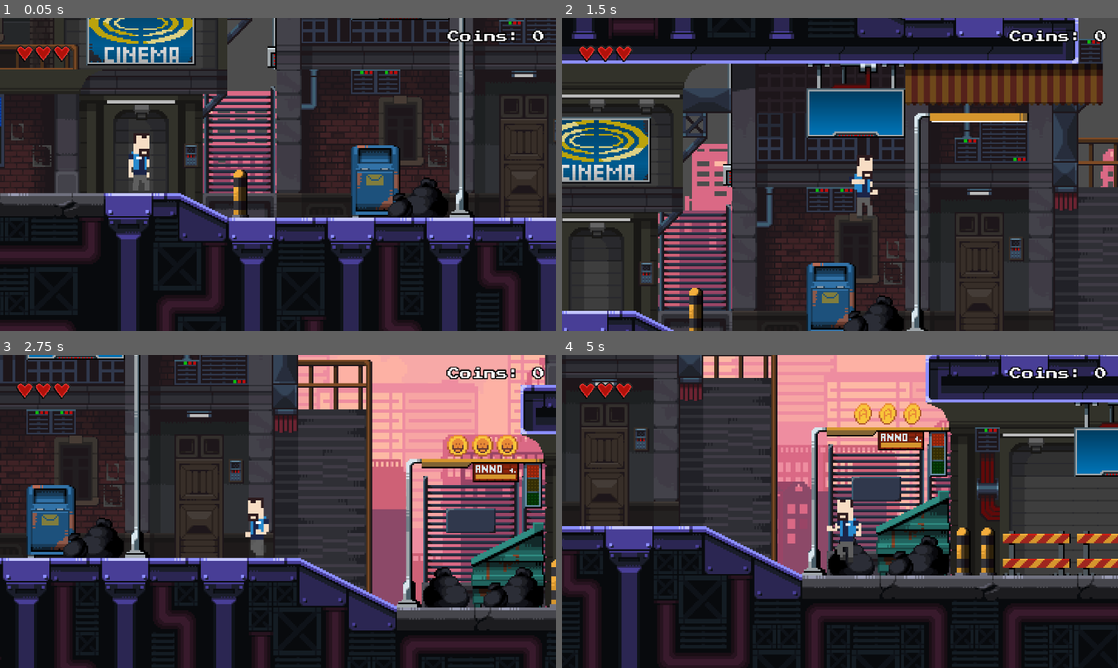
Above: before the commit, frames 1-4 (two rows, left to right).
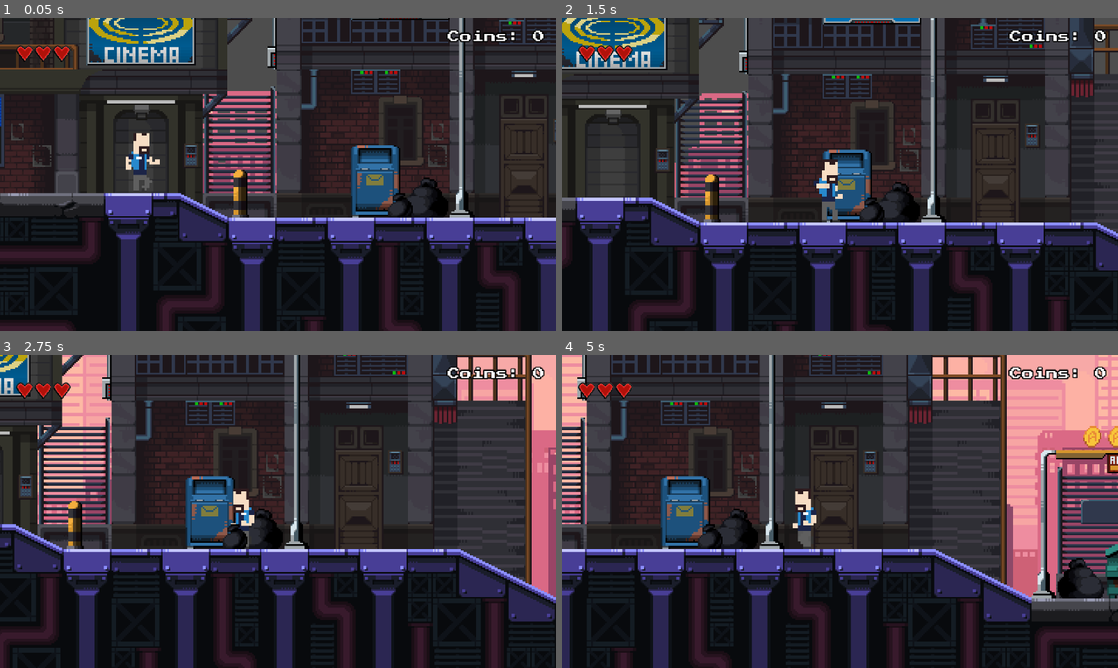
Above: after the commit, the same moments.

Repository: mittens27/february-godot-practice
Game: Godot game, scene res://main.tscn
Same seed, same stepped clock (60 frames per second), same inputs: the game is played once before the commit and once after it.
Inputs (mouse positions are in pixels of both pictures, inside the frame that each line leads up to):
- Up to frame 1 (0.05 s): no input
- Up to frame 2 (1.5 s): tap Enter (ui_accept) at 0.5, 0.77 s; move the mouse to (962, 158) at 0.52 s; hold Right (ui_right) from 0.53 s (still down); click (962, 158) at 0.6 s; move the mouse to (728, 190) at 1.27 s; click (728, 190) at 1.35 s
- Up to frame 3 (2.75 s): tap Enter (ui_accept) at 1.52 s; move the mouse to (333, 442) at 2.02 s; release Right (ui_right) at 2.03 s; hold Left (ui_left) from 2.03 s (still down); click (333, 442) at 2.1 s
- Up to frame 4 (5 s): move the mouse to (812, 574) at 2.77 s; release Left (ui_left) at 2.78 s; hold Right (ui_right) 2.78-4.28 s; click (812, 574) at 2.85 s; tap Enter (ui_accept) at 3.02, 3.77, 4.52 s; move the mouse to (1006, 558) at 3.52 s; click (1006, 558) at 3.6 s; move the mouse to (673, 464) at 4.27 s; hold Left (ui_left) from 4.28 s (still down); click (673, 464) at 4.35 s

The runs differ from the first frame. In frame 1, 0.2% of the frame differs, in the area x 22-29%, y 36-56%; in frame 2, 69%, in the area x 0-100%, y 0-100%; in frame 3, 64%; in frame 4, 68%.
Error in both runs: Invalid access to property or key 'player_died' on a base object of type 'CharacterBody2D (player.gd)'. (res://main.gd:5)

Commit message:
finished player hierarchical state machine nodes

Diff:
--- a/scenes_n_scripts/State Machines/Player States/AirState.gd
+++ b/scenes_n_scripts/State Machines/Player States/AirState.gd
@@ -8,7 +8,7 @@
 
 	player.coyote_timer = max(player.coyote_timer - delta, 0)
 
-	if player.is_on_floor:
+	if player.is_on_floor():
 		if abs(player.velocity.x) > 10:
 			state_machine.change_state("RunState")
 		else:
--- a/scenes_n_scripts/State Machines/Player States/AttackState.gd
+++ b/scenes_n_scripts/State Machines/Player States/GroundedAttackState.gd
@@ -1,8 +1,9 @@
-extends "res://scenes_n_scripts/State Machines/Player States/PlayerState.gd"
-class_name AttackState
+extends "res://scenes_n_scripts/State Machines/Player States/GroundedState.gd"
+class_name GroundedAttackState
 
 func enter():
 	pass
+
 func physics_update(delta):
 
 	#Apply attack movement behaviour
@@ -11,4 +12,8 @@
 			var dir = -1 if player.sprite.flip_h else 1
 			player.velocity.x = dir * player.attack_lunge_speed
 			player.attack_impulse_applied = true
+
 		player.velocity.x = move_toward(player.velocity.x, 0, 300 * delta)
+
+	else:
+		state_machine.change_state("AirAttackState")
--- a/scenes_n_scripts/State Machines/Player States/GroundedState.gd
+++ b/scenes_n_scripts/State Machines/Player States/GroundedState.gd
@@ -7,10 +7,9 @@
 		player.has_jumped = false
 
 	player.apply_horizontal_movement(delta)
-	player.update_jump_buffer(delta)
 
 	if  player.jump_buffer_timer > 0 and not player.has_jumped:
-		if player.is_on_floor() and player.coyote_timer > 0:
+		if player.is_on_floor() or player.coyote_timer > 0:
 			player.perform_jump()
 
 	if not player.is_on_floor():
--- /dev/null
+++ b/scenes_n_scripts/entities/AirAttackState.gd
@@ -0,0 +1,12 @@
+extends "res://scenes_n_scripts/State Machines/Player States/AirState.gd"
+class_name AirAttackState
+
+func enter():
+	pass
+
+func physics_update(delta):
+	player.apply_gravity(delta)
+	player.apply_horizontal_movement(delta)
+
+	if player.is_on_floor():
+		state_machine.change_state("GroundedAttackState")
--- a/scenes_n_scripts/entities/player.gd
+++ b/scenes_n_scripts/entities/player.gd
@@ -13,9 +13,9 @@
 var acceleration := 1200.0
 var friction := 1500.0
 
-var gravity := 500.0
-var jumpForce := 200.0
-var fall_gravity_multiplier := 1.6
+var gravity := 600.0
+var jumpForce := 350.0
+var fall_gravity_multiplier := 1.2
 var jump_cut_gravity_multiplier := 2.5
 
 var invulnerability_time := 0.5
@@ -30,7 +30,6 @@
 
 var jump_buffer_time := 0.12
 var jump_buffer_timer := 0.0
-var was_on_floor := false
 var has_jumped := false
 
 var combo_step := 0
@@ -56,7 +55,6 @@
 	attack_hitbox.monitorable = false
 
 func _physics_process(delta):
-	state_machine.physics_update(delta)
 	# Makes sprite opacity flicker when hurt
 	if is_invulnerable:
 		flicker_time += delta
@@ -71,10 +69,10 @@
 		facing_direction = -1
 
 	if Input.is_action_just_pressed("attack"):
-		if not state_machine.current_state is AttackState:
+		if state_machine.current_state is AirAttackState or state_machine.current_state is GroundedAttackState:
+			combo_queued = true
+		else:
 			start_attack()
-		else:
-			combo_queued = true
 
 	state_machine.physics_update(delta)
 
@@ -82,6 +80,9 @@
 		sprite.flip_h = velocity.x < 0
 		attack.scale.x = -1 if sprite.flip_h else 1
 
+	#floor_snap_length = 6
+	update_jump_buffer(delta)
+	state_machine.physics_update(delta)
 	move_and_slide()
 
 func apply_horizontal_movement(delta):
@@ -124,7 +125,7 @@
 
 		var jump_strength := jumpForce
 		# Weaken jump if attacking
-		if state_machine.current_state.name == "AttackState":
+		if (state_machine.current_state is GroundedAttackState or state_machine.current_state is AirAttackState):
 			jump_strength *= attack_jump_multiplier
 
 		velocity.y = -jump_strength
@@ -166,7 +167,7 @@
 	queue_free()
 
 func bounce():
-	velocity.y = -250
+	velocity.y = -280
 	Events.player_slammed.emit(self)
 
 func _on_stompbox_body_entered(body):
@@ -175,7 +176,7 @@
 		body._on_died()
 
 func _on_animated_sprite_2d_animation_finished():
-	if state_machine.current_state.name == "AttackState":
+	if combo_step > 0:
 		if combo_queued and combo_step < MAX_COMBO:
 			combo_queued = false
 			start_attack()
@@ -183,11 +184,15 @@
 			end_combo()
 
 func start_attack():
-	state_machine.change_state("AttackState")
-
-	attack_impulse_applied = false
+	if is_on_floor():
+		state_machine.change_state("GroundedAttackState")
+	else:
+		state_machine.change_state("AirAttackState")
+
 	combo_step += 1
 	combo_step = clamp(combo_step, 1, MAX_COMBO)
+
+	attack_impulse_applied = false
 
 	match combo_step:
 		1: sprite.play("attack_one")
@@ -197,16 +202,21 @@
 func end_combo():
 	combo_step = 0
 	combo_queued = false
+
 	attack_hitbox.monitorable = false
 	attack_hitbox.monitoring = false
-	state_machine.change_state("IdleState")
+
+	if is_on_floor():
+		state_machine.change_state("IdleState")
+	else:
+		state_machine.change_state("FallState")
 
 func _on_frame_changed():
 	#defaults to OFF first
 	attack_hitbox.monitorable = false
 	attack_hitbox.monitoring = false
 
-	if state_machine.current_state.name != "AttackState":
+	if not (state_machine.current_state is GroundedAttackState or state_machine.current_state is AirAttackState):
 		return
 
 	match sprite.animation:
--- a/scenes_n_scripts/entities/player.tscn
+++ b/scenes_n_scripts/entities/player.tscn
@@ -8,8 +8,9 @@
 [ext_resource type="Script" uid="uid://bqvj8vmi5atd8" path="res://scenes_n_scripts/State Machines/Player States/RunState.gd" id="4_ow0ho"]
 [ext_resource type="Script" uid="uid://cb7ikk6a8j8n5" path="res://scenes_n_scripts/State Machines/Player States/JumpState.gd" id="5_olltm"]
 [ext_resource type="Script" uid="uid://dlq7op724jh3n" path="res://scenes_n_scripts/State Machines/Player States/FallState.gd" id="6_bou3q"]
-[ext_resource type="Script" uid="uid://exjgxbymi5wd" path="res://scenes_n_scripts/State Machines/Player States/AttackState.gd" id="7_rbwyq"]
+[ext_resource type="Script" uid="uid://exjgxbymi5wd" path="res://scenes_n_scripts/State Machines/Player States/GroundedAttackState.gd" id="7_rbwyq"]
 [ext_resource type="PackedScene" uid="uid://dptxdnlr5qh6i" path="res://scenes_n_scripts/components/health_component.tscn" id="9_5f1cp"]
+[ext_resource type="Script" uid="uid://37aggjvogaqg" path="res://scenes_n_scripts/entities/AirAttackState.gd" id="9_olltm"]
 [ext_resource type="PackedScene" uid="uid://dq86ykcr7ek46" path="res://scenes_n_scripts/components/hurtbox.tscn" id="10_wqm4w"]
 [ext_resource type="PackedScene" uid="uid://dhcx2fnnb3wrn" path="res://scenes_n_scripts/components/hitbox.tscn" id="11_w81pq"]
 [ext_resource type="Resource" uid="uid://fqjc087y3lvd" path="res://scenes_n_scripts/Resources/PunchData.tres" id="13_gbcwf"]
@@ -206,8 +207,11 @@
 [node name="FallState" type="Node" parent="StateMachine" unique_id=660369466]
 script = ExtResource("6_bou3q")
 
-[node name="AttackState" type="Node" parent="StateMachine" unique_id=1855449716]
+[node name="GroundedAttackState" type="Node" parent="StateMachine" unique_id=1855449716]
 script = ExtResource("7_rbwyq")
+
+[node name="AirAttackState" type="Node" parent="StateMachine" unique_id=1607978617]
+script = ExtResource("9_olltm")
 
 [node name="AnimatedSprite2D" type="AnimatedSprite2D" parent="." unique_id=2096849689]
 position = Vector2(0.24999253, 2.8499866)
Renamed: scenes_n_scripts/State Machines/Player States/AttackState.gd.uid -> scenes_n_scripts/State Machines/Player States/GroundedAttackState.gd.uid
Not shown, added: scenes_n_scripts/entities/AirAttackState.gd.uid
